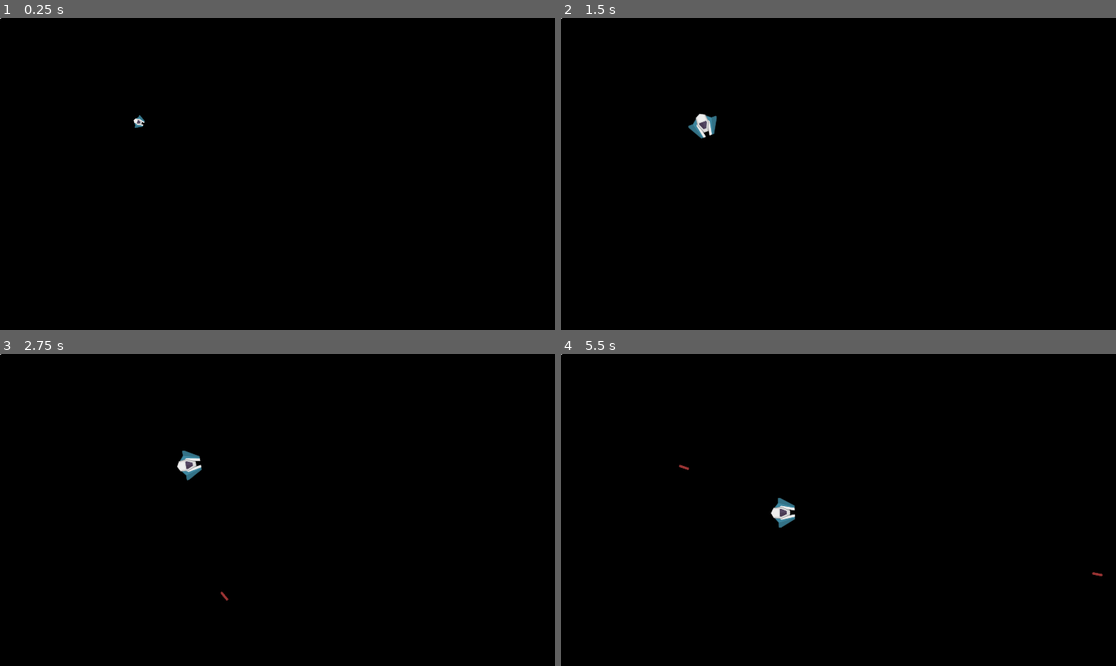
Above: before the commit, frames 1-4 (two rows, left to right).
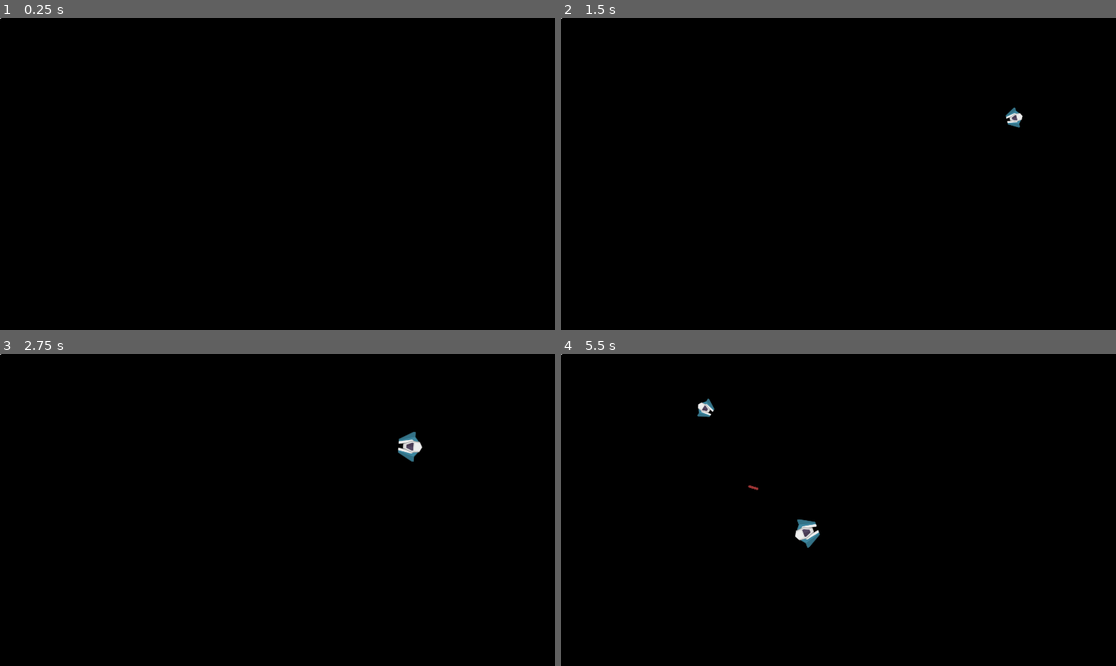
Above: after the commit, the same moments.

Repository: kagombos/LudumDare54
Game: Godot game, scene res://test_level.tscn
Same seed, same stepped clock (60 frames per second), same inputs: the game is played once before the commit and once after it.
Inputs (mouse positions are in pixels of both pictures, inside the frame that each line leads up to):
- Up to frame 1 (0.25 s): no input
- Up to frame 2 (1.5 s): move the mouse to (960, 158) at 0.52 s; move the mouse to (727, 189) at 1.27 s
- Up to frame 3 (2.75 s): move the mouse to (333, 441) at 2.02 s
- Up to frame 4 (5.5 s): move the mouse to (810, 572) at 2.77 s; move the mouse to (1005, 556) at 3.52 s; move the mouse to (672, 463) at 4.27 s; move the mouse to (866, 510) at 5.02 s

The runs differ from the first frame. In frame 1, less than 0.1% of the frame differs, in the area x 24-27%, y 31-36%; in frame 2, 0.4%; in frame 3, 0.5%; in frame 4, 0.7%, in the area x 21-98%, y 14-72%.

Commit message:
Laser Collision Adjustment

Diff:
--- a/Enemies/Prefabs/Projectiles/turret_laser_1.tscn
+++ b/Enemies/Prefabs/Projectiles/turret_laser_1.tscn
@@ -7,6 +7,7 @@
 
 [node name="Turret_Laser1" type="RigidBody2D"]
 position = Vector2(472, 448)
+collision_layer = 2
 gravity_scale = 0.0
 script = ExtResource("1_7i87q")
 
--- a/test_level.tscn
+++ b/test_level.tscn
@@ -1,14 +1,12 @@
-[gd_scene load_steps=8 format=3 uid="uid://v2rbp1er7bs4"]
+[gd_scene load_steps=7 format=3 uid="uid://v2rbp1er7bs4"]
 
 [ext_resource type="Script" path="res://follow_mouse.gd" id="1_4ecr6"]
 [ext_resource type="Script" path="res://set_cursor.gd" id="1_rskk4"]
 [ext_resource type="Texture2D" uid="uid://ir1qmh4a07et" path="res://controller.jpg" id="3_1kmdj"]
-[ext_resource type="Script" path="res://Enemies/Scripts/Orbiter.gd" id="5_eeqba"]
-[ext_resource type="Texture2D" uid="uid://j85sqo3rhrui" path="res://Enemies/Sprites/enemyBlue2.png" id="6_dkgh0"]
+[ext_resource type="Script" path="res://Enemies/Scripts/Enemy Spawner.gd" id="4_uisph"]
+[ext_resource type="PackedScene" uid="uid://cjivdjvi5qk2i" path="res://Enemies/Prefabs/orbiter.tscn" id="5_opmw6"]
 
 [sub_resource type="CircleShape2D" id="CircleShape2D_gjbbm"]
-
-[sub_resource type="CircleShape2D" id="CircleShape2D_seikd"]
 
 [node name="Node2D" type="Node2D"]
 script = ExtResource("1_rskk4")
@@ -33,19 +31,5 @@
 texture = ExtResource("3_1kmdj")
 
 [node name="Enemy Spawner" type="Node2D" parent="."]
-
-[node name="Orbiter" type="RigidBody2D" parent="."]
-position = Vector2(480, 360)
-gravity_scale = 0.0
-linear_damp = 7.5
-script = ExtResource("5_eeqba")
-
-[node name="CollisionShape2D" type="CollisionShape2D" parent="Orbiter"]
-scale = Vector2(4.2, 5.5)
-shape = SubResource("CircleShape2D_seikd")
-
-[node name="Sprite2D" type="Sprite2D" parent="Orbiter"]
-texture = ExtResource("6_dkgh0")
-
-[node name="LaserPoint" type="Node2D" parent="Orbiter"]
-position = Vector2(75, 0)
+script = ExtResource("4_uisph")
+enemy_prefab = ExtResource("5_opmw6")
